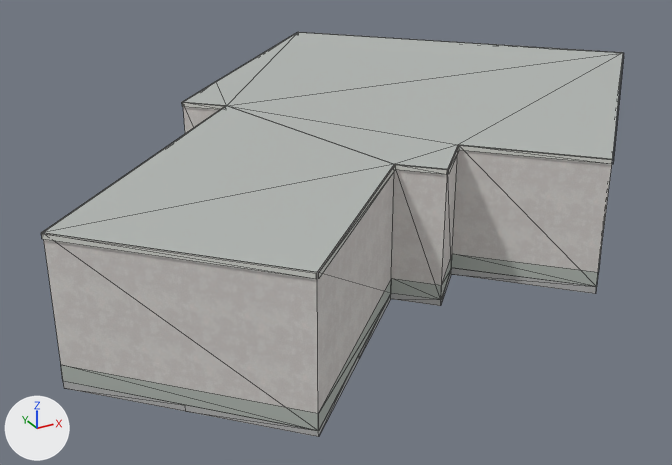
One commit to the Blender file assets/blender/buildings/osm-way-49773526.blend: the scene before it, then after it.
Rendered twice from a 50 mm camera at (-11.59, -18.46, 9.45) aimed at (-0.72, 1.29, -0.42). The lights are fixed; the arrows at lower left show +X, +Y and +Z. The picture after the commit comes second. Mesh edges are drawn as thin lines.

In view in the first picture: 'building foundation 49773526', 'reality 49773526 near reality aged pale plaster', 'reality 49773526 near reality concrete plinth', 'reality 49773526 near reality flat weathered roof', 'reality 49773526 near reality pale aluminum sill'.
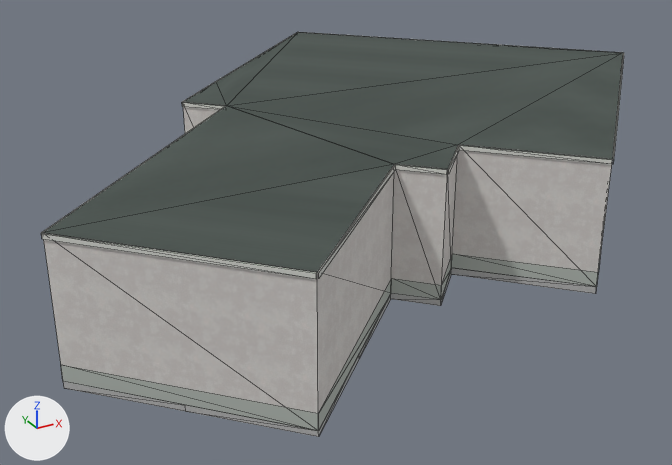
Location of each change, [x1, y1, x2, y2] in pixels of the pictures (672 x 465 px):
'reality 49773526 near reality flat weathered roof', surface changed (darker): [43, 32, 623, 272] in both
part 1 of me_reality_49773526_near_reality_pale_aluminum_sill, added: after [41, 32, 624, 279]

Edits to the bpy script that builds the scene:
```text
Add img_roof_normal_png:
    img_roof_normal_png = load_image('roof-normal.png', '../../../public/models/architecture/textures/roof-normal.png', 256, 256, 'Non-Color')
Add img_roof_color_png:
    img_roof_color_png = load_image('roof-color.png', '../../../public/models/architecture/textures/roof-color.png', 256, 256, 'sRGB')
Change mat_reality_flat_weathered_roof:
    remove # nodes: BsdfPrincipled, OutputMaterial
    remove # colours: grey #b3b7b4
    nodes: BsdfPrincipled, MixRGB, NormalMap, OutputMaterial, TexImage x2
    colours: white #ffffff
    uses the picture img_roof_color_png
    uses the picture img_roof_normal_png
Change me_reality_49773526_near_reality_pale_aluminum_sill:
    used by ob_reality_49773526_near_reality_pale_aluminum_sill; parent = ob_osm_way_49773526; location = (0.0, 0.0, 0.0)
    remove me_reality_49773526_near_reality_pale_aluminum_sill.from_pydata(...)  # 44 vertices, 22 faces; spans x -8.9..9.9, y -6.8..9.9, z 2.9..3.0
    add me_reality_49773526_near_reality_pale_aluminum_sill.from_pydata(...)  # 88 vertices, 44 faces; spans x -8.9..9.9, y -6.8..9.9, z 2.9..3.0
    me_reality_49773526_near_reality_pale_aluminum_sill part 1: 44 vertices added at x -8.9..9.9, y -6.8..9.9, z 3.0
```
